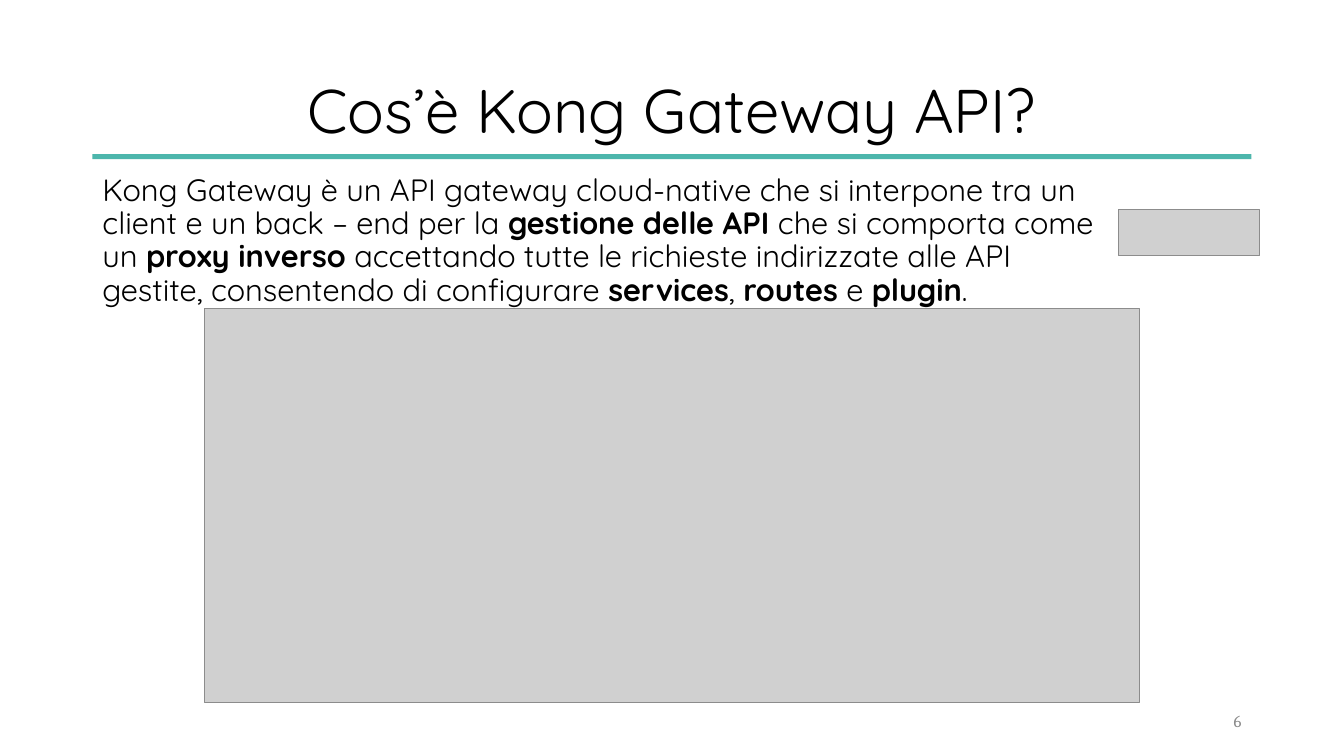
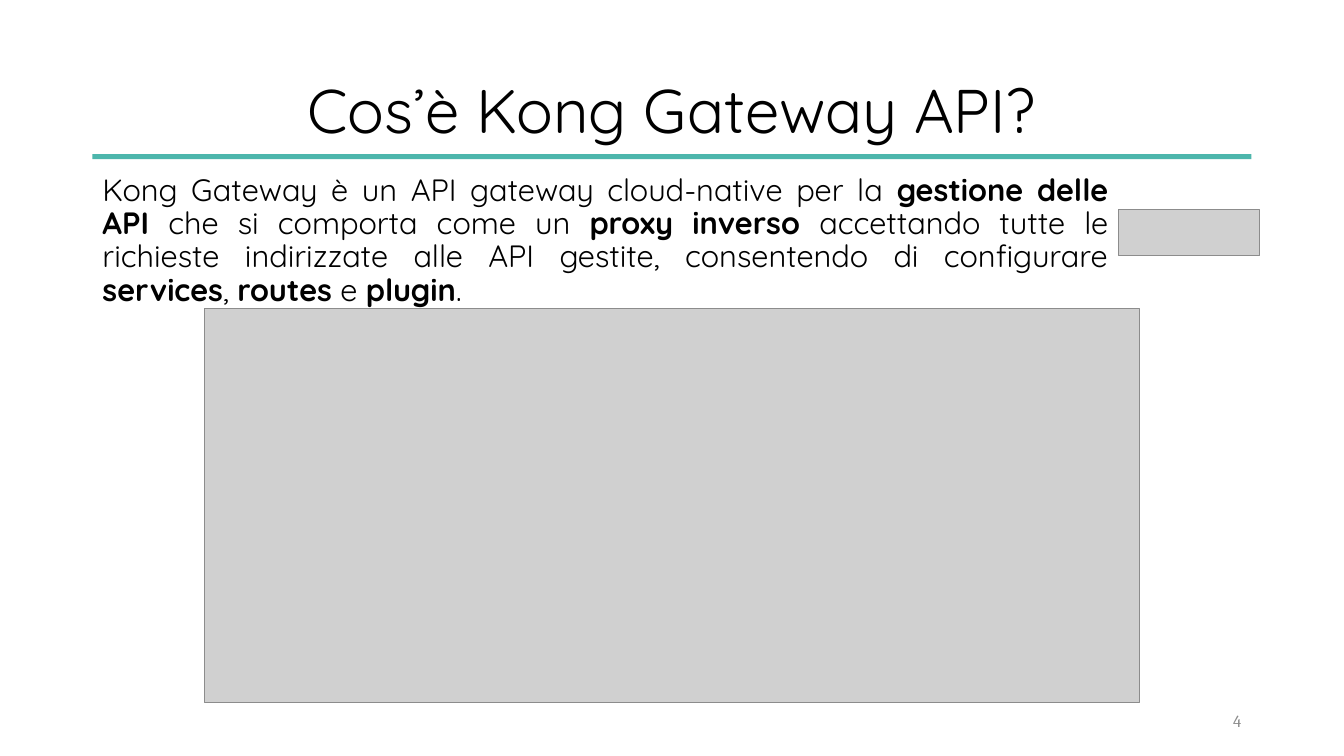
Before and after one commit to valeriodesiati/tesi, a slide deck: slide 4 of Presentazione/Valerio Desiati - Presentazione Discussione.pptx (slide 6 before the commit). Drawn at 1344x756 pixels with LibreOffice and Linux fonts; fonts in the diff are those of the drawing; grey boxes stand for pictures. Boxes give left, top, right and bottom in pixels: in the first picture for what was removed or moved away, otherwise in the second. Text is boxed around its words. In the diff, an @@ line names an element or a change of style, - is before the commit and + after.

```diff
--- a/Presentazione/Valerio Desiati - Presentazione Discussione.pptx
+++ b/Presentazione/Valerio Desiati - Presentazione Discussione.pptx
@@ text at bbox=[102, 178, 1108, 310]: text changed @@
-Kong Gateway è un API gateway cloud-native che si interpone tra un client e un back – end per la gestione delle API che si comporta come un proxy inverso accettando tutte le richieste indirizzate alle API gestite, consentendo di configurare services, routes e plugin.
+Kong Gateway è un API gateway cloud-native per la gestione delle API che si comporta come un proxy inverso accettando tutte le richieste indirizzate alle API gestite, consentendo di configurare services, routes e plugin.
@@ page number at bbox=[1233, 716, 1241, 727]: text changed @@
-6
+4
```
Also in this commit, not shown: 10 other slides changed, 10 slides removed, 7 other files.
